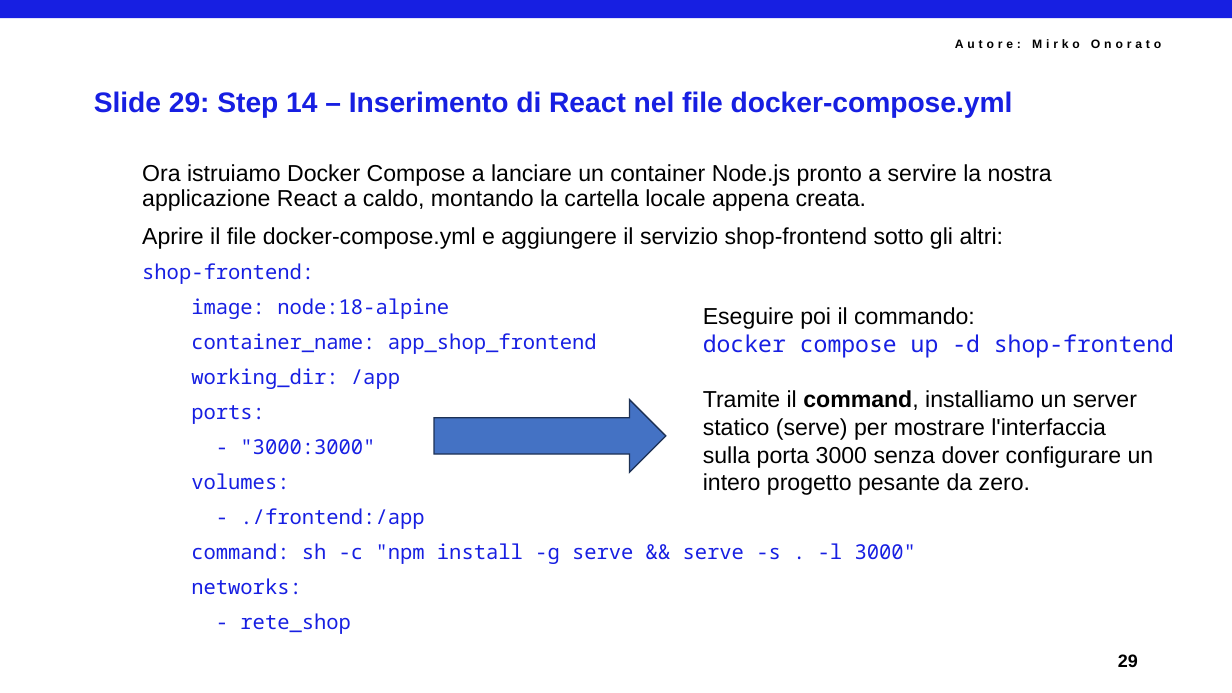
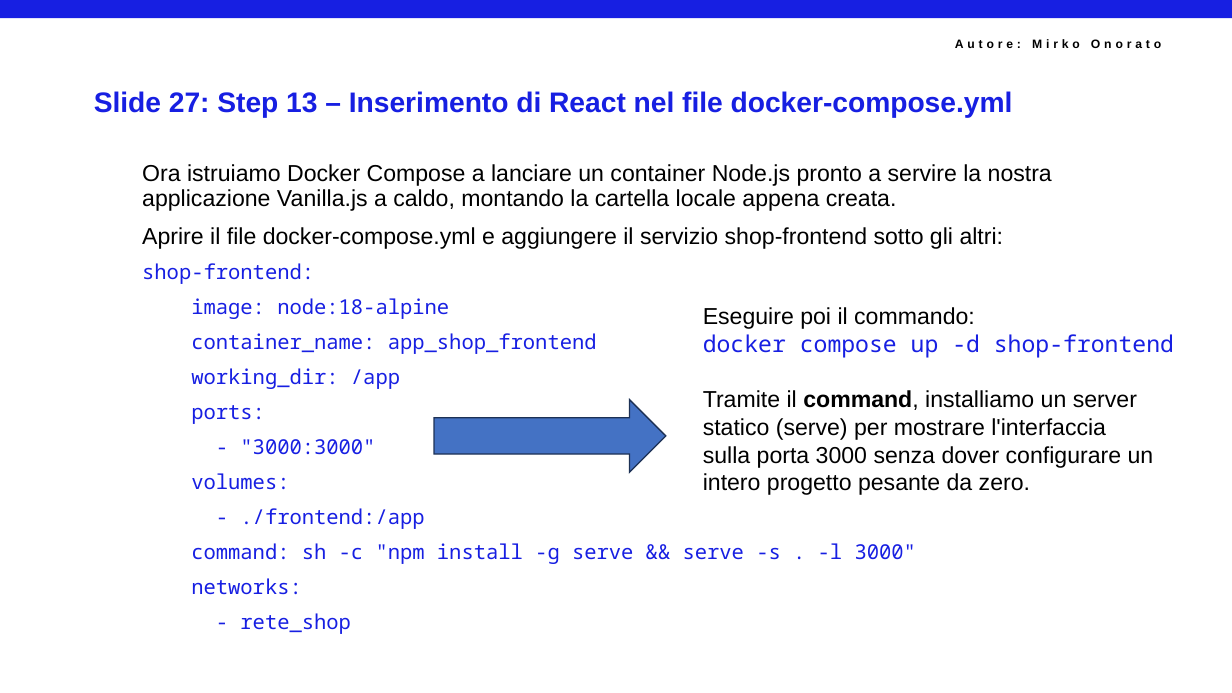
Before and after one commit to mirkoSkF/Docker-Slides, a slide deck: slide 29 of Lab 3.a - Allestimento di Nginx, Certbot e Reti in Locale.pptx (slide 31 before the commit). Drawn at 1232x693 pixels with LibreOffice and Linux fonts; fonts in the diff are those of the drawing; background and template pictures are left out. Boxes give left, top, right and bottom in pixels: in the first picture for what was removed or moved away, otherwise in the second. Text is boxed around its words. In the diff, an @@ line names an element or a change of style, - is before the commit and + after.

```diff
--- a/Lab 3.a - Allestimento di Nginx, Certbot e Reti in Locale.pptx
+++ b/Lab 3.a - Allestimento di Nginx, Certbot e Reti in Locale.pptx
@@ title at (x1=94, y1=91, x2=1013, y2=118): text changed @@
-Slide 29: Step 14 – Inserimento di React nel file docker-compose.yml
+Slide 27: Step 13 – Inserimento di React nel file docker-compose.yml
@@ text at (x1=142, y1=164, x2=1052, y2=211): text changed @@
-Ora istruiamo Docker Compose a lanciare un container Node.js pronto a servire la nostra applicazione React a caldo, montando la cartella locale appena creata.
+Ora istruiamo Docker Compose a lanciare un container Node.js pronto a servire la nostra applicazione Vanilla.js a caldo, montando la cartella locale appena creata.
@@ text removed at (x1=1118, y1=654, x2=1138, y2=667) @@
-29
```
Also in this commit, not shown: 35 other slides changed, 2 slides added, 9 slides removed.
